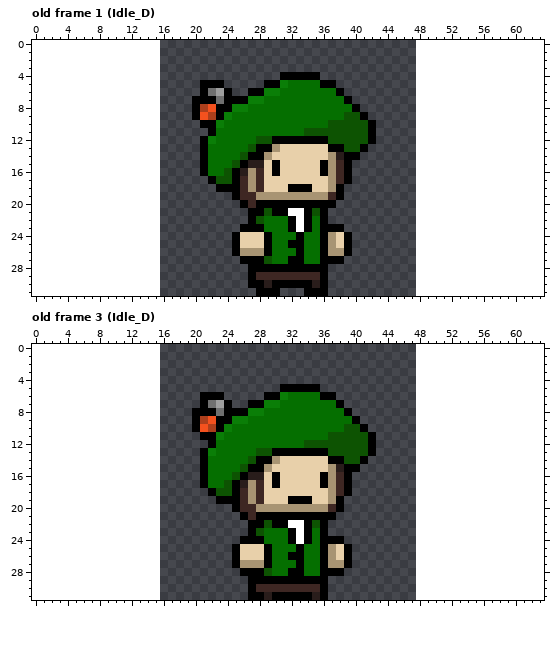
A pixel-art file gets an edit: Assets/Sprites/Aseprite/Bard.aseprite. This is how it looked before the edit.
32x32 pixels, 22 frames. Shown: old frame 1 (Idle_D), old frame 3 (Idle_D). The old version is drawn lined up with the new one, on the new canvas. The commit also changed other frames, which this record leaves out.
After the commit:
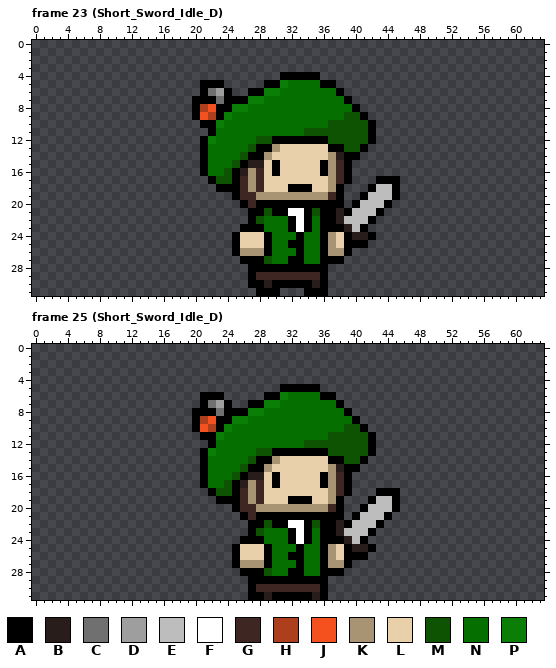
Palette (. is transparent): A #000000  B #291d1b  C #707070  D #9e9e9e  E #bdbdbd  F #ffffff  G #3e2723  H #ad3f1c  J #f4511e  K #a89473  L #e8d0aa  M #0d5302  N #056f00  P #0a7e07
A new or re-ordered frame is compared with the old frame closest to it.
Edits made:
canvas 32x32 -> 64x32, the old top-left corner now at 16,0
frames 22 -> 59
--- frame 23 (Short_Sword_Idle_D) is new; against old frame 1 (Idle_D)
@@ x 35..47 @@
 16 LAKGA........
-17 LLKGA........
-18 LLKA.........
-19 KKGA.........
-20 AAA..........
-21 MA...........
-22 NA...........
-23 NAAA.........
-24 NAKLA........
-25 NAKLA........
+17 LLKGA...AAA..
+18 LLKA...AEEA..
+19 KKGA..AEEEA..
+20 AAAA.AEEEA...
+21 MAABAEEEA....
+22 NAABEEEA.....
+23 NAAABEA......
+24 NAKLABBA.....
+25 NAKLAAA......
 26 NAKKA........
--- frame 25 (Short_Sword_Idle_D) is new; against old frame 3 (Idle_D)
@@ x 35..47 @@
 17 LAKGA........
-18 LLKGA........
-19 LLKA.........
-20 KKGA.........
-21 AAA..........
-22 MA...........
-23 NA...........
-24 NAAA.........
-25 NAKLA........
-26 NAKLA........
+18 LLKGA...AAA..
+19 LLKA...AEEA..
+20 KKGA..AEEEA..
+21 AAAA.AEEEA...
+22 MAABAEEEA....
+23 NAABEEEA.....
+24 NAAABEA......
+25 NAKLABBA.....
+26 NAKLAAA......
 27 NAKKA........
